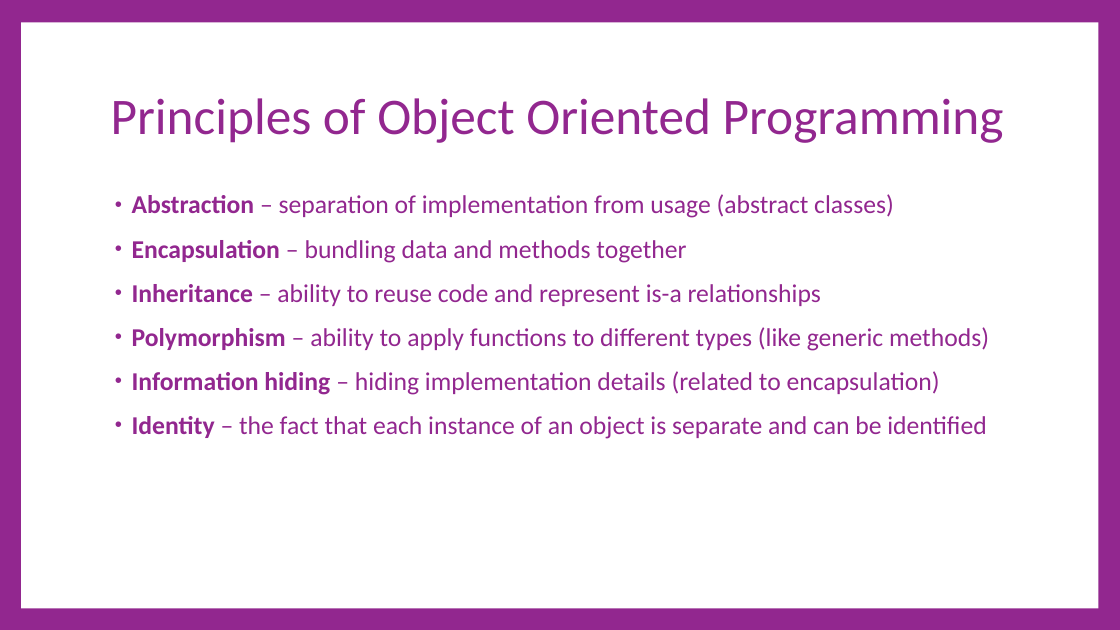
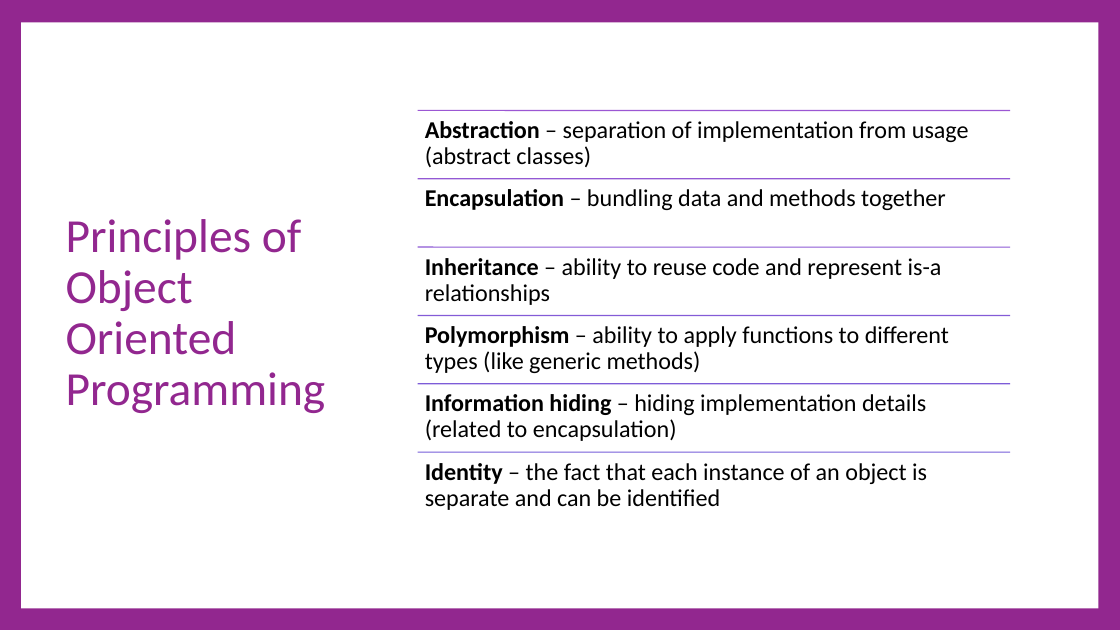
Before and after one commit to cdiggins/cs321, a slide deck: slide 3 of class-notes/cs321-winter-2023-lecture-10-classes.pptx. Drawn at 1120x630 pixels with LibreOffice and Linux fonts; fonts in the diff are those of the drawing. Boxes give left, top, right and bottom in pixels: in the first picture for what was removed or moved away, otherwise in the second. Text is boxed around its words. In the diff, an @@ line names an element or a change of style, - is before the commit and + after.

```diff
--- a/class-notes/cs321-winter-2023-lecture-10-classes.pptx
+++ b/class-notes/cs321-winter-2023-lecture-10-classes.pptx
@@ title "Principles of Object Oriented Programming": place and size @@
-title "Principles of Object Oriented Programming" at bbox=[111, 98, 1004, 143]
+title "Principles of Object Oriented Programming" at bbox=[66, 219, 326, 413]
@@ title "Principles of Object Oriented Programming" at bbox=[66, 219, 326, 413]: size 66 to 61 pt @@
@@ text removed at bbox=[132, 194, 989, 439] @@
-• Abstraction – separation of implementation from usage (abstract classes)
-• Encapsulation – bundling data and methods together
-• Inheritance – ability to reuse code and represent is-a relationships
-• Polymorphism – ability to apply functions to different types (like generic methods)
-• Information hiding – hiding implementation details (related to encapsulation)
-• Identity – the fact that each instance of an object is separate and can be identified
@@ group added at bbox=[418, 110, 1010, 510]: 6 lines, 6 texts @@
+Abstraction – separation of implementation from usage (abstract classes)
+Encapsulation – bundling data and methods together
+Inheritance – ability to reuse code and represent is-a relationships
+Polymorphism – ability to apply functions to different types (like generic methods)
+Information hiding – hiding implementation details (related to encapsulation)
+Identity – the fact that each instance of an object is separate and can be identified
```
Also in this commit, not shown: 18 other slides changed, 7 slides removed, 1 other file.
